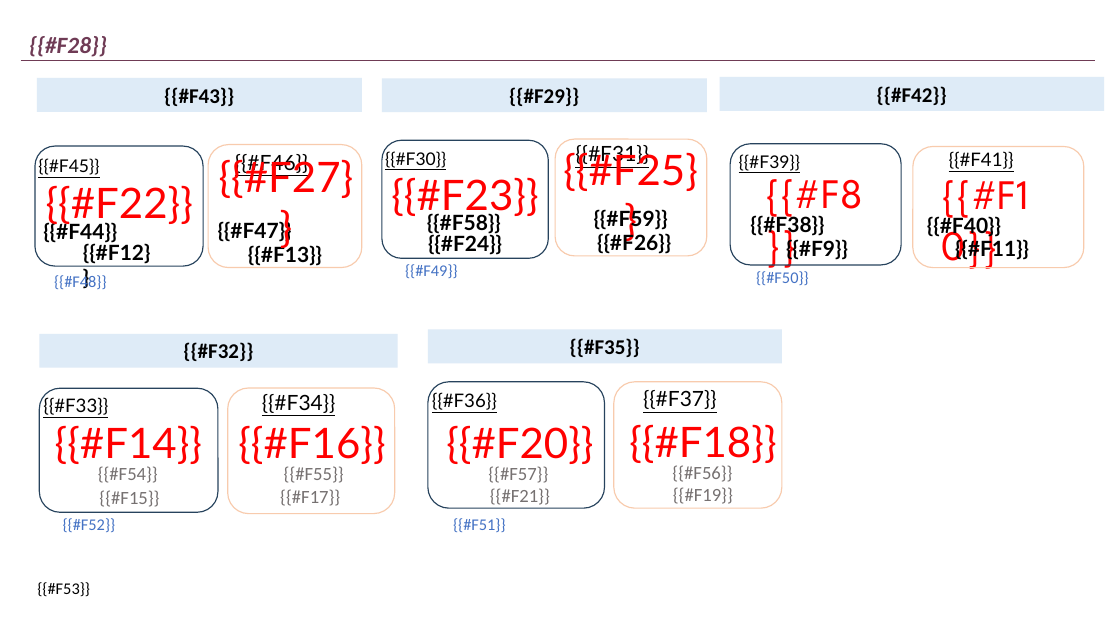
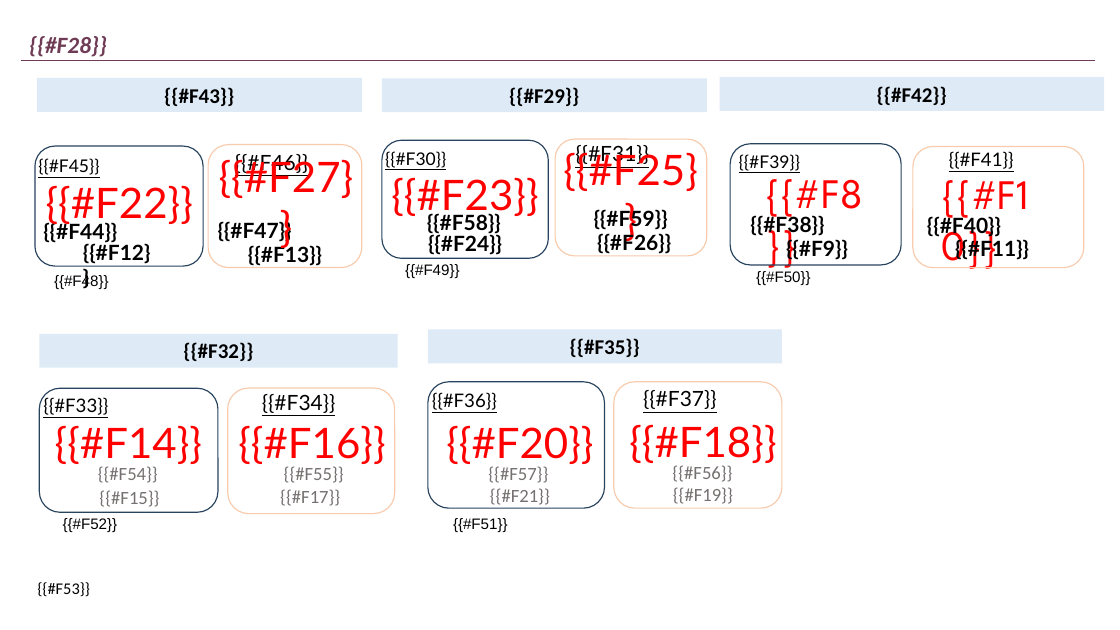
Before and after one commit to JohanCh01/flujo-cosecha, a slide deck: slide 3 of lib/plantilla_reporte.pptx. Drawn at 1120x630 pixels with LibreOffice and Linux fonts; fonts in the diff are those of the drawing. Boxes give left, top, right and bottom in pixels: in the first picture for what was removed or moved away, otherwise in the second. Text is boxed around its words. In the diff, an @@ line names an element or a change of style, - is before the commit and + after.

```diff
--- a/lib/plantilla_reporte.pptx
+++ b/lib/plantilla_reporte.pptx
@@ size 14 to 13 pt, font Calibri to Arial, text colour #4472C4 to #000000 in 5 elements at (x1=54, y1=274, x2=109, y2=289), (x1=405, y1=264, x2=460, y2=278), (x1=756, y1=271, x2=811, y2=285), (x1=453, y1=518, x2=508, y2=532), (x1=63, y1=518, x2=118, y2=532) @@
```
Also in this commit, not shown: 7 other slides changed, 4 other files.
